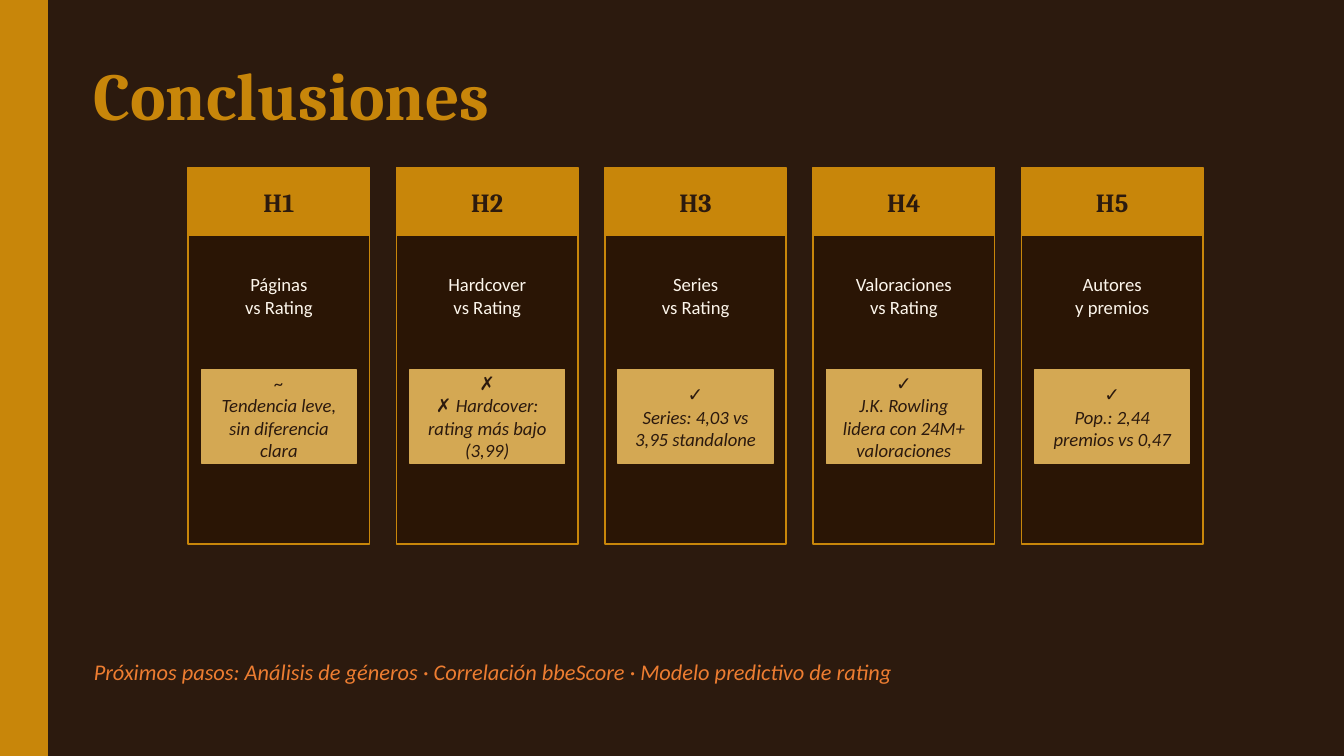
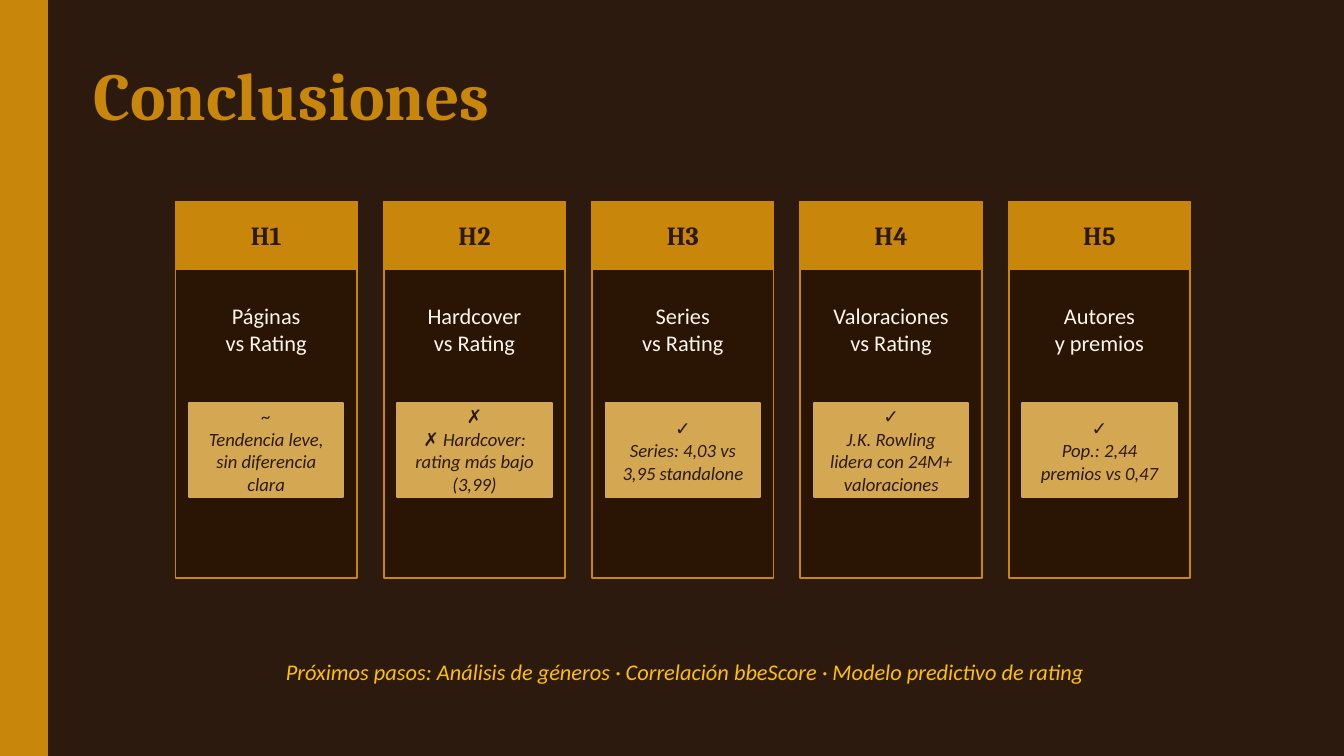
Before and after one commit to fgoiri/EDA-GoodReads-Books, a slide deck: slide 11 of Presentacion/EDA_Goodreads.pptx. Drawn at 1344x756 pixels with LibreOffice and Linux fonts; fonts in the diff are those of the drawing. Boxes give left, top, right and bottom in pixels: in the first picture for what was removed or moved away, otherwise in the second. Text is boxed around its words. In the diff, an @@ line names an element or a change of style, - is before the commit and + after.

```diff
--- a/Presentacion/EDA_Goodreads.pptx
+++ b/Presentacion/EDA_Goodreads.pptx
@@ size 10 to 12 pt in 5 elements at [1055,309,1144,355], [226,308,306,355], [428,308,522,355], [642,308,723,355], [833,308,948,355] @@
@@ text "✓": place and size @@
-text "✓" at [843,399,965,457]
+text "✓" at [830,433,952,491]
@@ rectangle: place and size @@
-rectangle at [827,370,981,464]
+rectangle at [814,403,969,497]
@@ 14 texts, 14 rectangles: place and size @@
-14 texts, 14 rectangles at [188,168,1203,544]
+14 texts, 14 rectangles at [176,202,1191,578]
@@ text "Próximos pasos: Análisis de géneros ..." at [286,664,1084,684]: text colour #ED7D31 to #FFC000; alignment left to centre @@
```
Also in this commit, not shown: 6 other slides changed, 4 other files.
